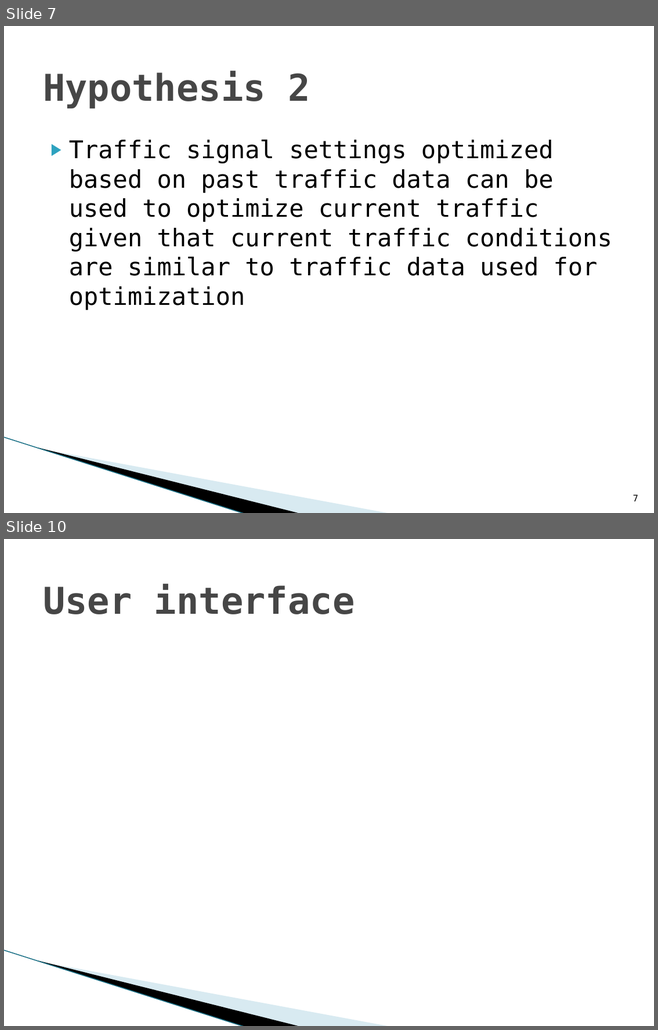
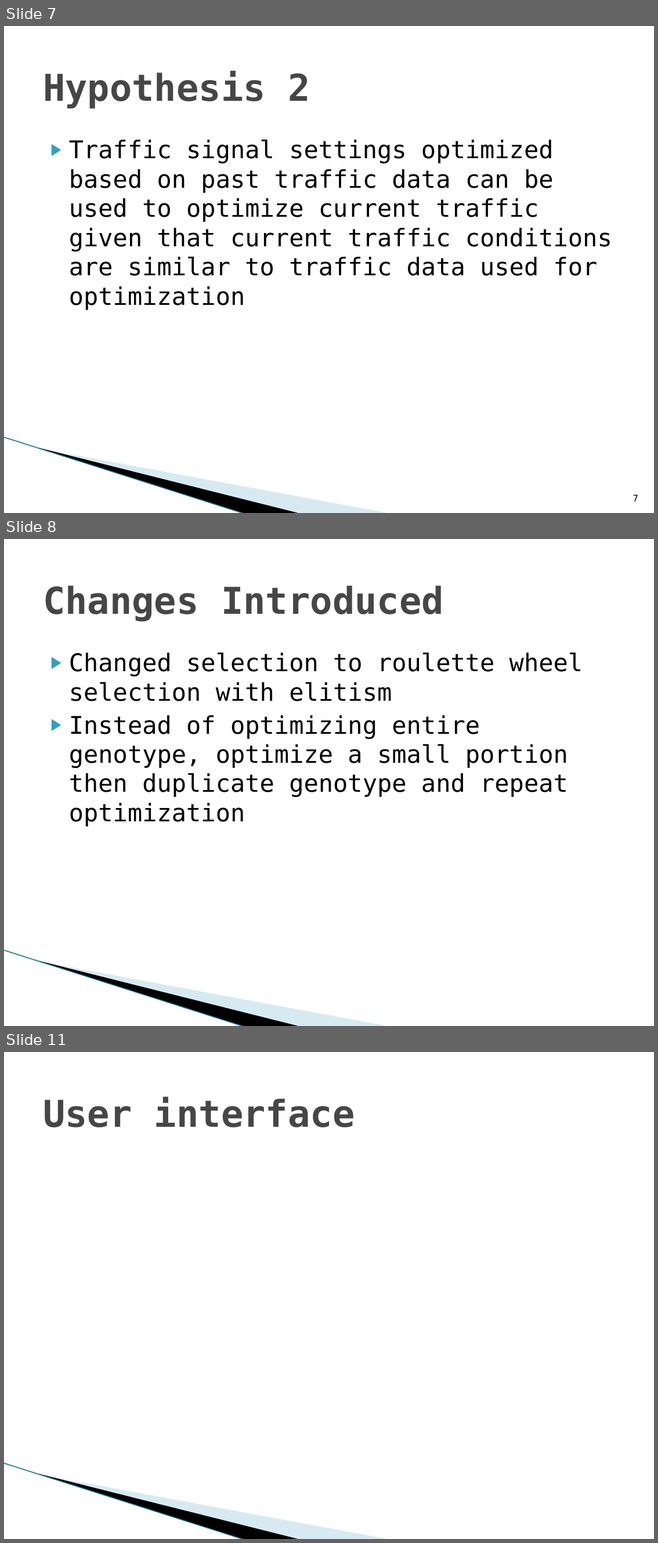
Before and after one commit to alok20121998/Traffic-Optimization-Project, a slide deck: presentation/bachelor/presentation 1/Sem_2_presentation_2.pptx. Shown one above the other, each under a label of ours: slides 7 and 10 before the commit, slides 7, 8 and 11 after it; the slides between them are not shown. The pictures are 658x1030 and 658x1543 pixels, drawn with LibreOffice and Linux fonts; fonts in the diff are those of the drawing; background and template pictures are left out. Boxes give left, top, right and bottom in pixels: in the first picture for what was removed or moved away, otherwise in the second. Text is boxed around its words. In the diff, an @@ line names an element or a change of style, - is before the commit and + after.

```diff
--- a/presentation/bachelor/presentation 1/Sem_2_presentation_2.pptx
+++ b/presentation/bachelor/presentation 1/Sem_2_presentation_2.pptx
@@ slide 8 added at (x1=4, y1=539, x2=654, y2=1026), background #FFFFFF; not listed: 3 template elements that a slide beside it also shows @@
@@ title added at (x1=43, y1=585, x2=444, y2=621), 41 pt, text #464646, bold @@
+Changes Introduced
@@ text added at (x1=69, y1=653, x2=582, y2=827), 27 pt, text #000000 @@
+▶ Changed selection to roulette wheel selection with elitism
+▶ Instead of optimizing entire genotype, optimize a small portion then duplicate genotype and repeat optimization
@@ what was slide 10 is now slide 11 @@
```
Also in this commit, not shown: 3 slides changed, 1 slide removed, 6 other files.
